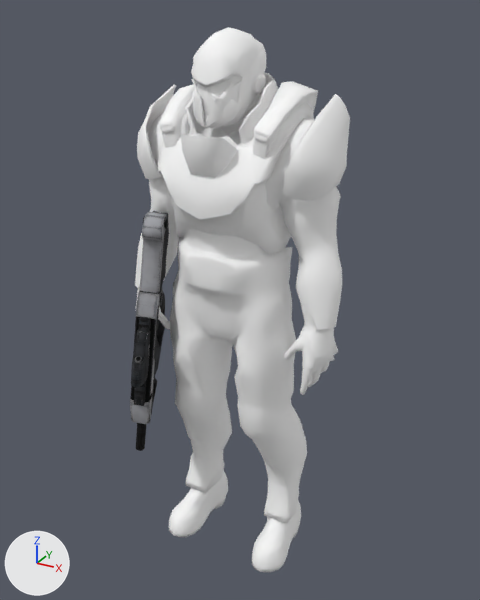
Renders of the FBX model data/models/walking_1st.fbx from each side of a commit.
Rendered twice from a camera (50 mm lens) standing at (0.052, -0.0933, 0.095) and looking at (0.0007, 0.0001, 0.0484). The lights are fixed; the arrows at lower left show +X, +Y and +Z. Where no turn or scale is listed for an object, it has been applied to the vertices. Vertices at the same position are counted once.

Names of what the first picture shows: 'gun_LOD0', 'soldier_LOD0'.
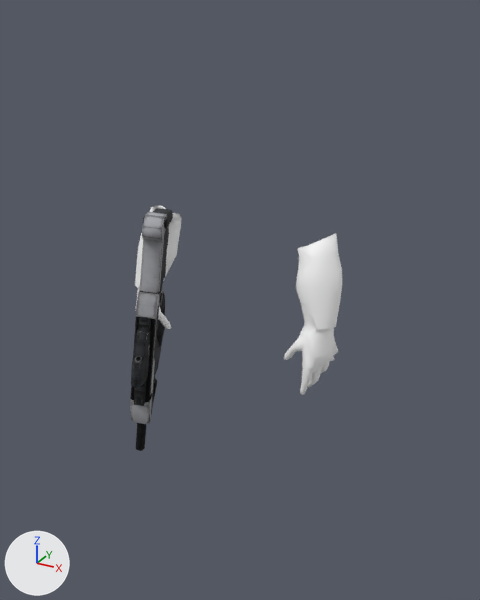
The change, as a list of edits to the scene's bpy script:
```text
Change me_mesh:
    used by ob_soldier_lod0; location = (0.0, 0.0, 0.0)
    remove me_mesh.from_pydata(...)  # 3310 vertices, 3632 faces; spans x -0.0198..0.0198, y -0.0121..0.0126, z -0.003..0.0925
    add me_mesh.from_pydata(...)  # 1078 vertices, 1180 faces; spans x -0.0198..0.0198, y -0.0065..0.0034, z 0.0366..0.0627
    me_mesh part 1: 15 loose pieces with 1361 vertices, spanning x -0.018..0.018, y -0.0121..0.0126, z -0.003..0.0925, are deleted
    me_mesh part 2: 871 vertices removed from x -0.0174..0.0174, y -0.0095..0.0086, z 0.0041..0.0799
```

Location of each change, (x1, y1, x2, y2) in pixels of the pictures (480 x 600 px):
'soldier_LOD0', reshaped (65% shorter)
    before: (135, 27, 350, 573)
    after: (135, 205, 342, 395)
part 1 of me_mesh, deleted
    before: (137, 27, 350, 573)
part 2 of me_mesh, deleted
    before: (148, 113, 341, 523)
